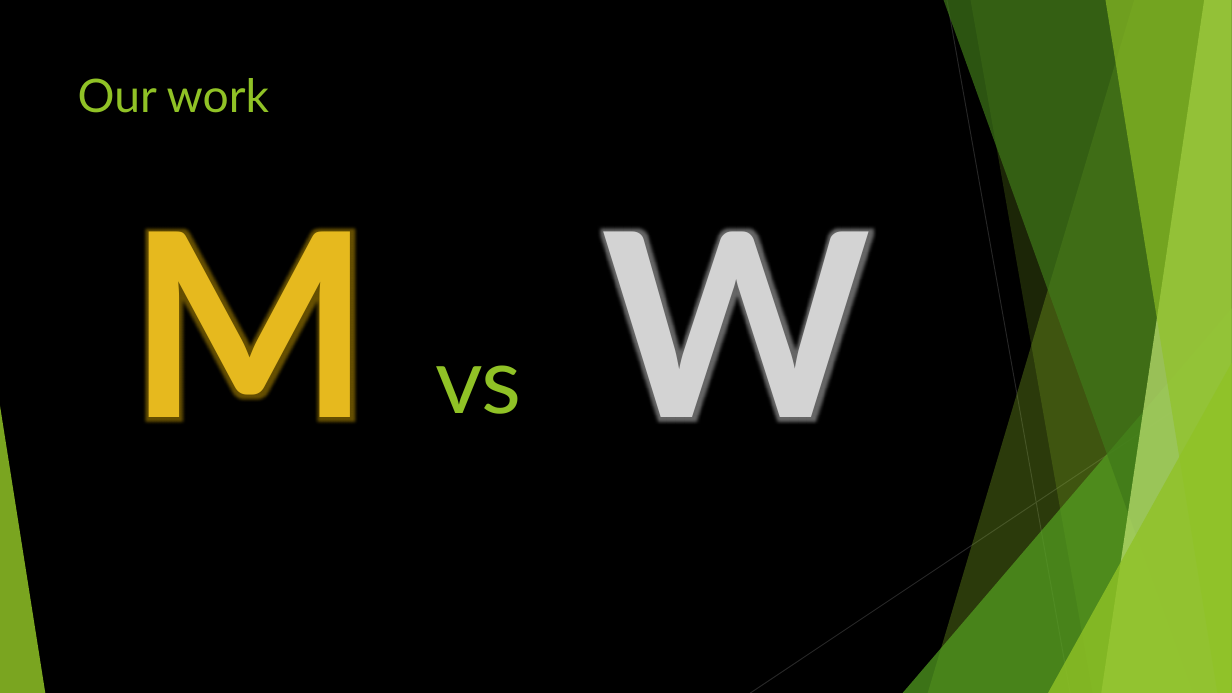
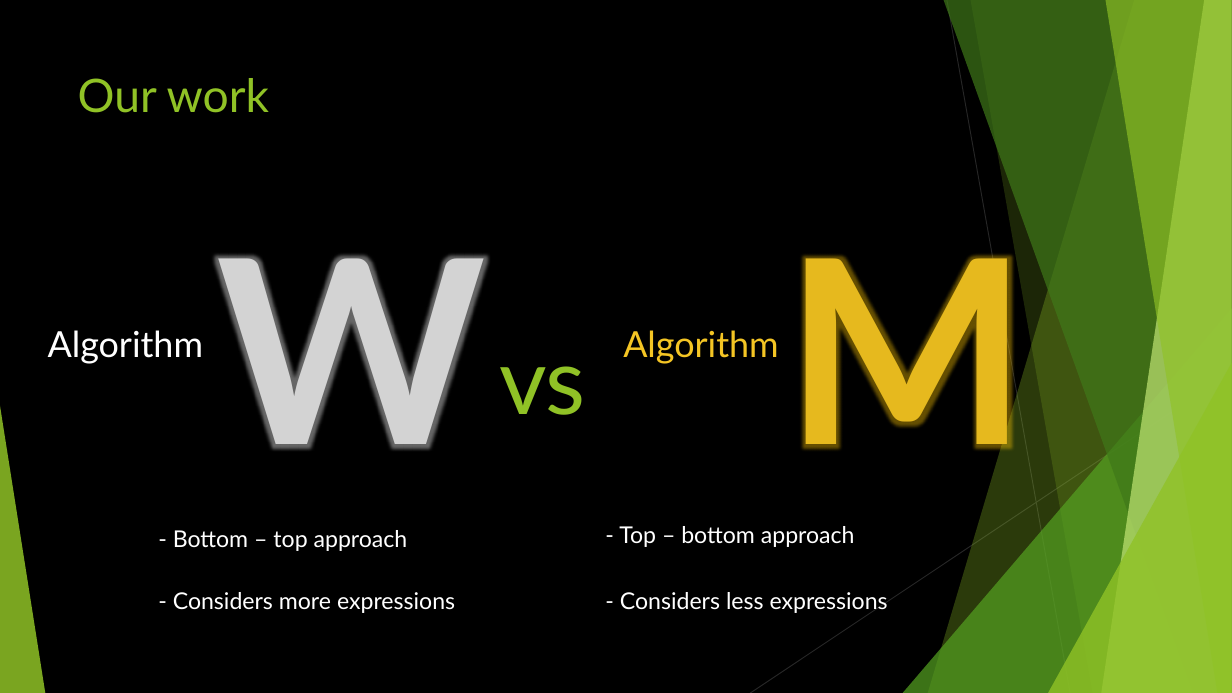
Before and after one commit to tanyabouman/type-inferencing-4tb3, a slide deck: slide 6 of Presentation_slides.pptx (slide 3 before the commit). Drawn at 1232x693 pixels with LibreOffice and Linux fonts; fonts in the diff are those of the drawing. Boxes give left, top, right and bottom in pixels: in the first picture for what was removed or moved away, otherwise in the second. Text is boxed around its words. In the diff, an @@ line names an element or a change of style, - is before the commit and + after.

Commit message:
new ppt

```diff
--- a/Presentation_slides.pptx
+++ b/Presentation_slides.pptx
@@ text "W": place and size @@
-text "W" at [602, 228, 872, 422]
+text "W" at [216, 255, 486, 449]
@@ text "M" rewrapped from [129, 228, 372, 422] to [785, 221, 1028, 489] @@
@@ text "vs": place and size @@
-text "vs" at [435, 365, 522, 414]
+text "vs" at [499, 366, 586, 415]
@@ text added at [48, 330, 203, 364], 28 pt, text #FFFFFF @@
+Algorithm
@@ text added at [623, 330, 778, 364], 28 pt, text #F4C524 @@
+Algorithm
@@ text added at [173, 530, 408, 551], 18 pt, text #FFFFFF @@
+- Bottom – top approach
@@ text added at [619, 526, 855, 547], 18 pt, text #FFFFFF @@
+- Top – bottom approach
@@ text added at [173, 592, 455, 613], 18 pt, text #FFFFFF @@
+- Considers more expressions
@@ text added at [620, 592, 888, 613], 18 pt, text #FFFFFF @@
+- Considers less expressions
```
Also in this commit, not shown: 2 other slides changed, 1 slide added.
